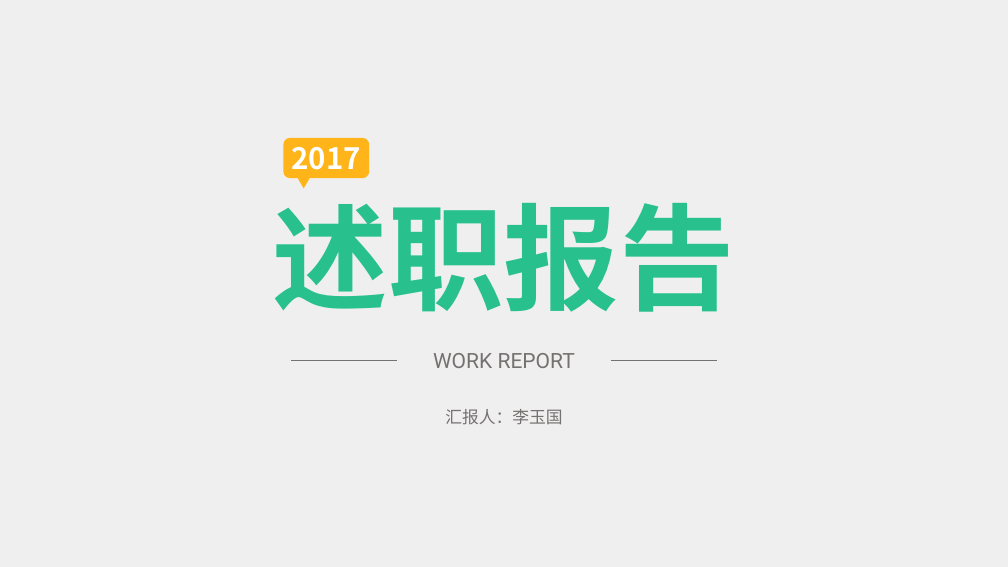
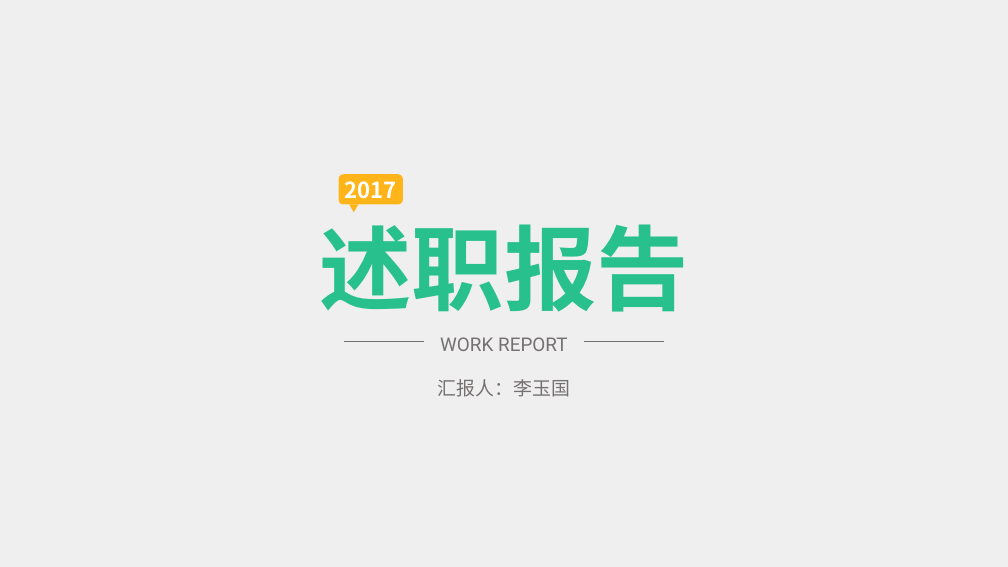
Before and after one commit to liygcoder/workerspace, a slide deck: slide 1 of ppt.pptx. Drawn at 1008x567 pixels with LibreOffice and Linux fonts; fonts in the diff are those of the drawing. Boxes give left, top, right and bottom in pixels: in the first picture for what was removed or moved away, otherwise in the second. Text is boxed around its words. In the diff, an @@ line names an element or a change of style, - is before the commit and + after.

```diff
--- a/ppt.pptx
+++ b/ppt.pptx
@@ rounded rectangle "2017": place and size @@
-rounded rectangle "2017" at [284, 138, 370, 178]
+rounded rectangle "2017" at [339, 175, 403, 205]
@@ rounded rectangle "2017" at [339, 175, 403, 205]: size 28 to 21 pt @@
@@ text "述职报告": place and size @@
-text "述职报告" at [273, 183, 735, 312]
+text "述职报告" at [319, 209, 689, 312]
@@ text "述职报告" at [319, 209, 689, 312]: size 110 to 88 pt @@
@@ triangle: place and size @@
-triangle at [298, 178, 310, 189]
+triangle at [349, 205, 358, 212]
@@ text "WORK REPORT": place and size @@
-text "WORK REPORT" at [433, 353, 575, 368]
+text "WORK REPORT" at [440, 337, 567, 351]
@@ text "WORK REPORT" at [440, 337, 567, 351]: size 20 to 18 pt @@
@@ line moved from (291, 361) - (397, 361) to (345, 341) - (424, 341) @@
@@ line moved from (611, 361) - (717, 361) to (585, 341) - (664, 341) @@
@@ text "汇报人：李玉国": place and size @@
-text "汇报人：李玉国" at [445, 409, 562, 425]
+text "汇报人：李玉国" at [438, 379, 570, 397]
@@ text "汇报人：李玉国" at [438, 379, 570, 397]: size 16 to 18 pt @@
```
Also in this commit, not shown: 12 other slides changed, 6 slides added, 7 slides removed.
